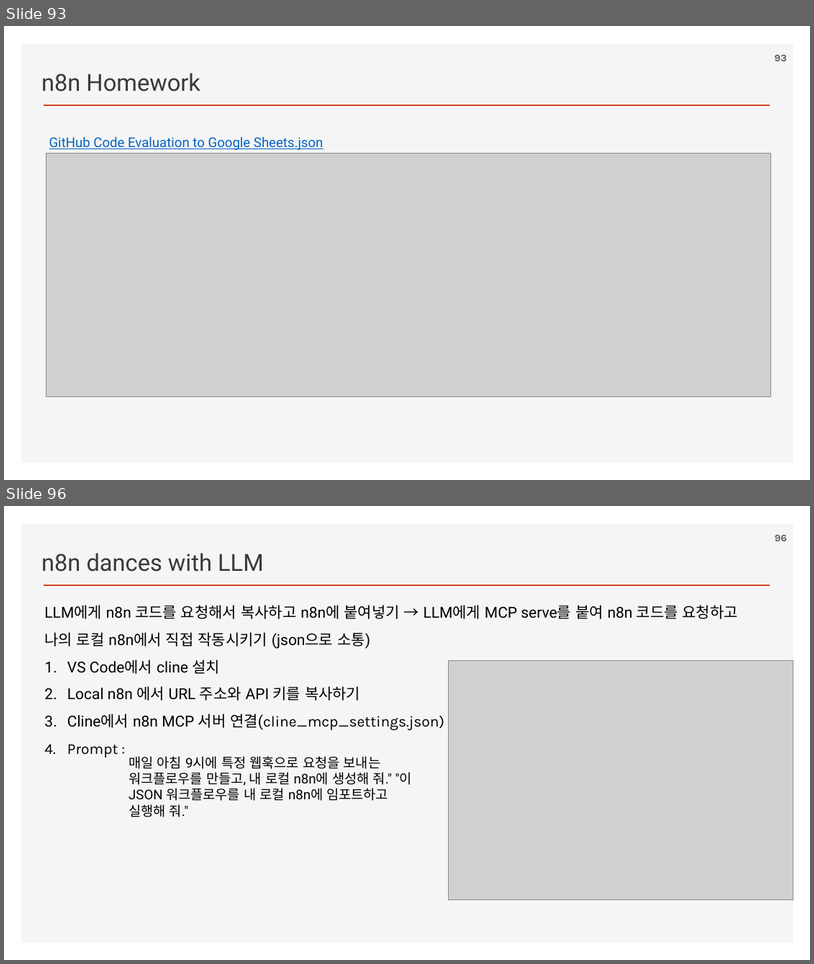
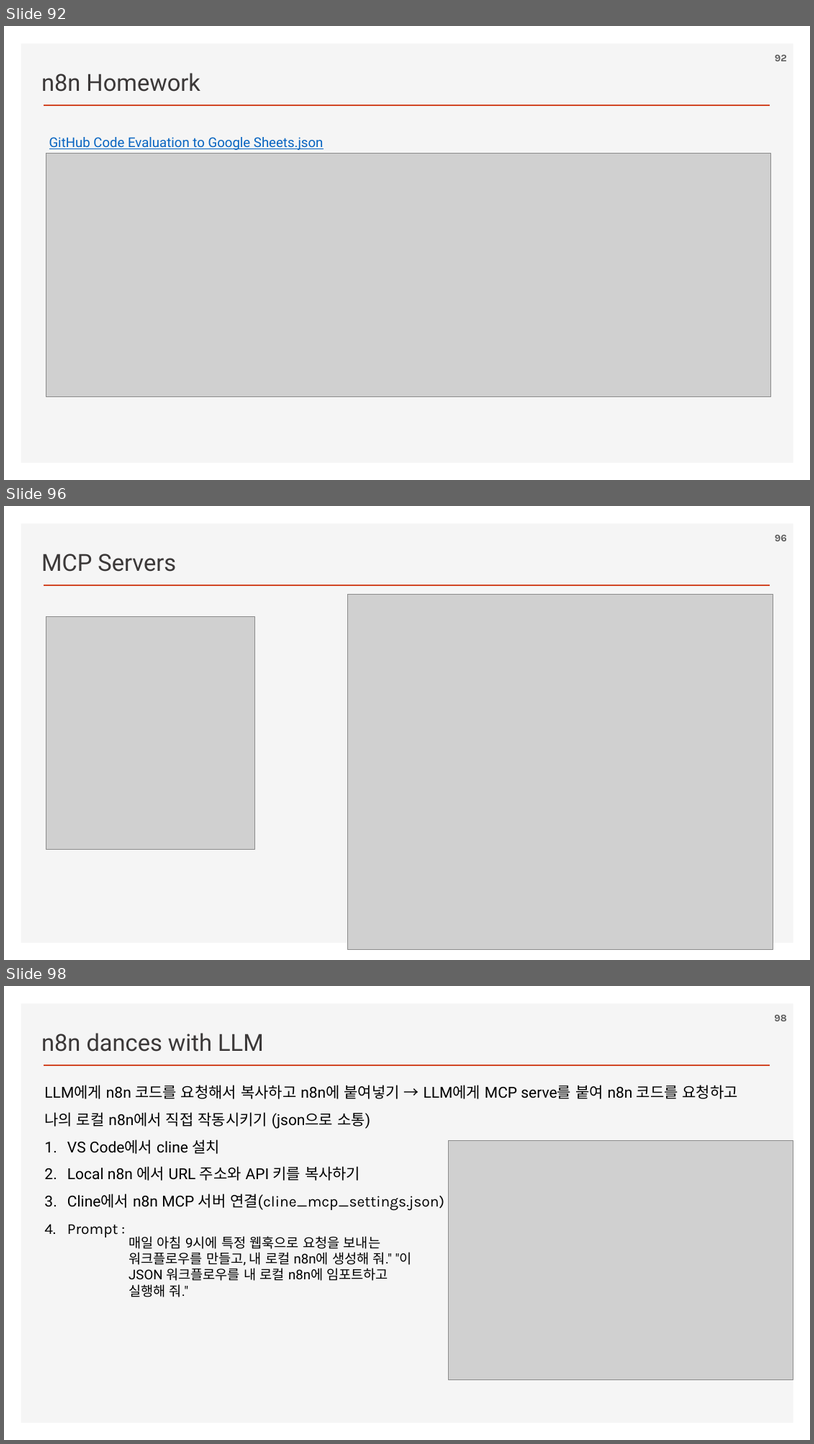
Before and after one commit to ancestor9/2026_Fall_AI-Workflow, a slide deck: PPTs/04_AI Workflow_n8n.pptx. Shown one above the other, each under a label of ours: slides 93 and 96 before the commit, slides 92, 96 and 98 after it; the slides between them are not shown. The pictures are 814x964 and 814x1444 pixels, drawn with LibreOffice and Linux fonts; fonts in the diff are those of the drawing; grey boxes stand for pictures; background and template pictures are left out. Boxes give left, top, right and bottom in pixels: in the first picture for what was removed or moved away, otherwise in the second. Text is boxed around its words. In the diff, an @@ line names an element or a change of style, - is before the commit and + after.

```diff
--- a/PPTs/04_AI Workflow_n8n.pptx
+++ b/PPTs/04_AI Workflow_n8n.pptx
@@ slide 96 added at (4,506,810,960), background #FFFFFF; not listed: 2 template elements that a slide beside it also shows @@
@@ page number added at (775,535,787,541), 12 pt, text #595959, bold @@
+96
@@ text added at (41,554,176,572), 28 pt, text #3B3838 @@
+MCP Servers
@@ picture added at (347,594,774,949) @@
@@ picture added at (46,617,255,849) @@
@@ what was slide 93 is now slide 92 @@
@@ what was slide 96 is now slide 98 @@
```
Also in this commit, not shown: 3 slides changed, 2 other slides added, 1 slide removed.
